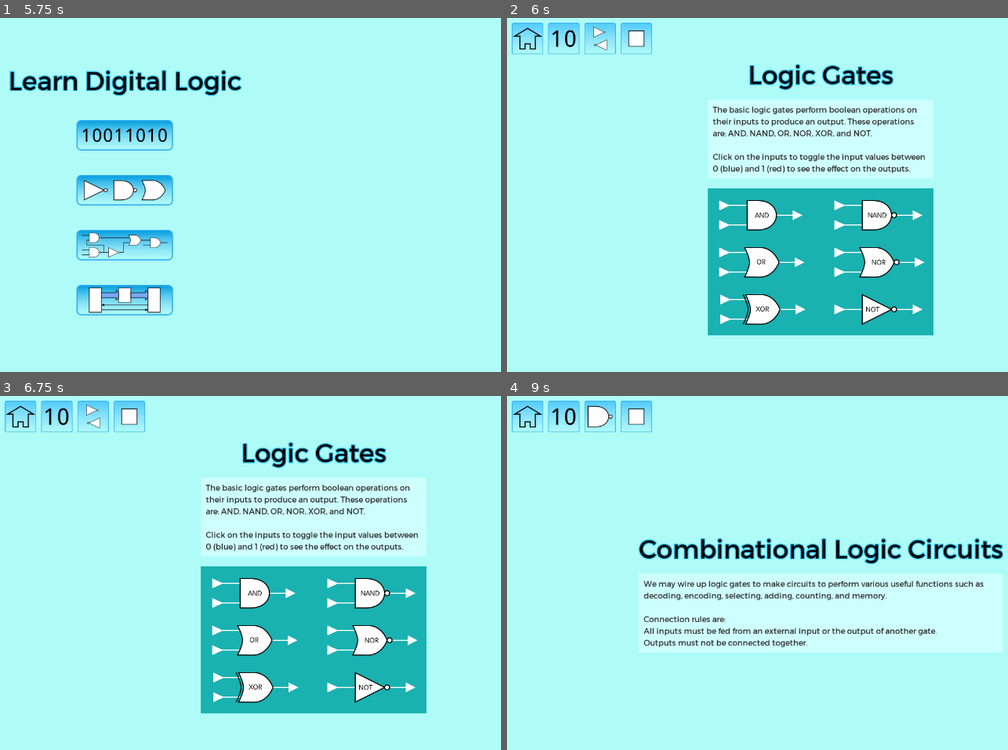
Above: before the commit, frames 1-4 (two rows, left to right).
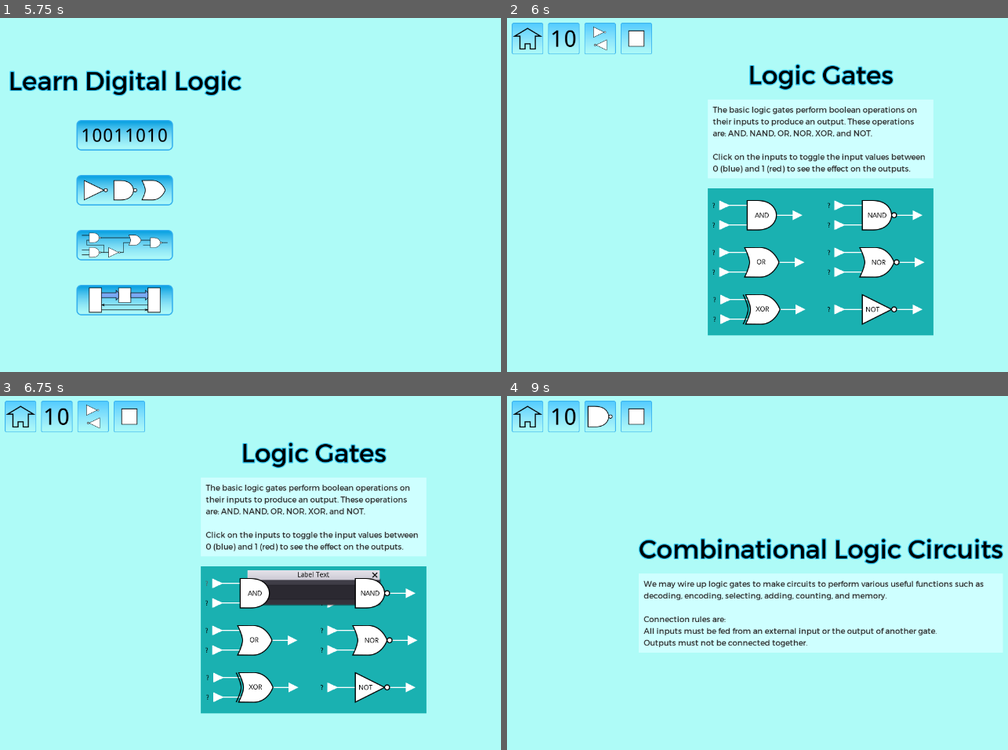
Above: after the commit, the same moments.

Repository: andrew-wilkes/digital-logic
Game: Godot game, scene res://Main.tscn
Two runs of this game, one before a commit and one after it. Both use one fixed random seed, a clock stepped at 60 frames per second and the inputs below.
Inputs (mouse positions are in pixels of both pictures, inside the frame that each line leads up to):
- Up to frame 1 (5.75 s): click (125, 134) at 0.5 s; click "-" at 1.25 s; click "+" at 2 s; click "<<" at 2.75 s; click ">>" at 3.5 s; click "~" at 4.25 s; click (20, 39) at 5 s
- Up to frame 2 (6 s): click (632, 191) at 5.75 s
- Up to frame 3 (6.75 s): click (205, 583) at 6.5 s, where only the run after the commit has a clickable "?"
- Up to frame 4 (9 s): click (872, 590) at 7.25 s, where only the run after the commit has a clickable "OK"; click (527, 417) at 8 s; click (632, 622) at 8.75 s

Frame 1 is identical in both runs. In frame 2, less than 0.1% of the frame differs, in the area x 41-65%, y 52-86%; in frame 3, 2.0%, in the area x 41-77%, y 49-86%; in frame 4, nothing differs.

Commit message:
Add label editor to Input part

Diff:
--- /dev/null
+++ b/game/LabelDialog.gd
@@ -0,0 +1,10 @@
+extends WindowDialog
+
+signal updated(txt)
+
+func _on_Button_button_down():
+	var txt = $M/HBox/TextEdit.text
+	if txt == "":
+		txt = "?"
+	emit_signal("updated", txt)
+	hide()
--- /dev/null
+++ b/game/LabelDialog.tscn
@@ -0,0 +1,45 @@
+[gd_scene load_steps=2 format=2]
+
+[ext_resource path="res://LabelDialog.gd" type="Script" id=1]
+
+[node name="LabelDialog" type="WindowDialog"]
+anchor_right = 1.0
+anchor_bottom = 1.0
+margin_right = -1010.0
+margin_bottom = -750.0
+window_title = "Label Text"
+script = ExtResource( 1 )
+__meta__ = {
+"_edit_use_anchors_": false
+}
+
+[node name="M" type="MarginContainer" parent="."]
+anchor_right = 1.0
+anchor_bottom = 1.0
+size_flags_horizontal = 3
+custom_constants/margin_right = 10
+custom_constants/margin_top = 10
+custom_constants/margin_left = 10
+custom_constants/margin_bottom = 10
+__meta__ = {
+"_edit_use_anchors_": false
+}
+
+[node name="HBox" type="HBoxContainer" parent="M"]
+margin_left = 10.0
+margin_top = 10.0
+margin_right = 260.0
+margin_bottom = 40.0
+size_flags_horizontal = 3
+
+[node name="TextEdit" type="TextEdit" parent="M/HBox"]
+margin_right = 215.0
+margin_bottom = 30.0
+size_flags_horizontal = 3
+
+[node name="Button" type="Button" parent="M/HBox"]
+margin_left = 219.0
+margin_right = 250.0
+margin_bottom = 30.0
+text = "OK"
+[connection signal="button_down" from="M/HBox/Button" to="." method="_on_Button_button_down"]
--- a/game/NameDialog.tscn
+++ b/game/NameDialog.tscn
@@ -6,7 +6,7 @@
 anchor_right = 1.0
 anchor_bottom = 1.0
 margin_right = -860.0
-margin_bottom = -597.0
+margin_bottom = -670.0
 window_title = "Save Circuit"
 script = ExtResource( 1 )
 __meta__ = {
@@ -28,7 +28,7 @@
 margin_left = 10.0
 margin_top = 10.0
 margin_right = 410.0
-margin_bottom = 193.0
+margin_bottom = 120.0
 size_flags_horizontal = 3
 custom_constants/vseparation = 10
 columns = 2
--- a/game/parts/Input.gd
+++ b/game/parts/Input.gd
@@ -1,4 +1,5 @@
 extends Part
+
 
 func _ready():
 	allow_testing()
@@ -9,3 +10,12 @@
 	connect_pin($Q)
 	$Q.is_output = true
 	pin_exit($Q) # Hide
+
+
+func _on_Label_button_down():
+	$LabelDialog.popup_centered()
+
+
+func _on_LabelDialog_updated(txt):
+	$Label.text = txt
+	$Label.FOCUS_NONE
--- a/game/parts/zInput.tscn
+++ b/game/parts/zInput.tscn
@@ -1,8 +1,9 @@
-[gd_scene load_steps=5 format=2]
+[gd_scene load_steps=6 format=2]
 
 [ext_resource path="res://parts/Input.gd" type="Script" id=1]
 [ext_resource path="res://assets/arrow.png" type="Texture" id=2]
 [ext_resource path="res://parts/misc/Pin.tscn" type="PackedScene" id=3]
+[ext_resource path="res://LabelDialog.tscn" type="PackedScene" id=4]
 
 [sub_resource type="RectangleShape2D" id=1]
 extents = Vector2( 22.8078, 10.118 )
@@ -43,3 +44,22 @@
 __meta__ = {
 "_edit_use_anchors_": false
 }
+
+[node name="Label" type="ToolButton" parent="."]
+margin_left = -56.0
+margin_top = -10.0
+margin_right = -38.0
+margin_bottom = 12.0
+grow_horizontal = 0
+focus_mode = 0
+custom_colors/font_color = Color( 0, 0, 0, 1 )
+custom_colors/font_color_hover = Color( 0.34902, 0.34902, 0.34902, 1 )
+enabled_focus_mode = 0
+text = "?"
+__meta__ = {
+"_edit_use_anchors_": false
+}
+
+[node name="LabelDialog" parent="." instance=ExtResource( 4 )]
+[connection signal="button_down" from="Label" to="." method="_on_Label_button_down"]
+[connection signal="updated" from="LabelDialog" to="." method="_on_LabelDialog_updated"]
